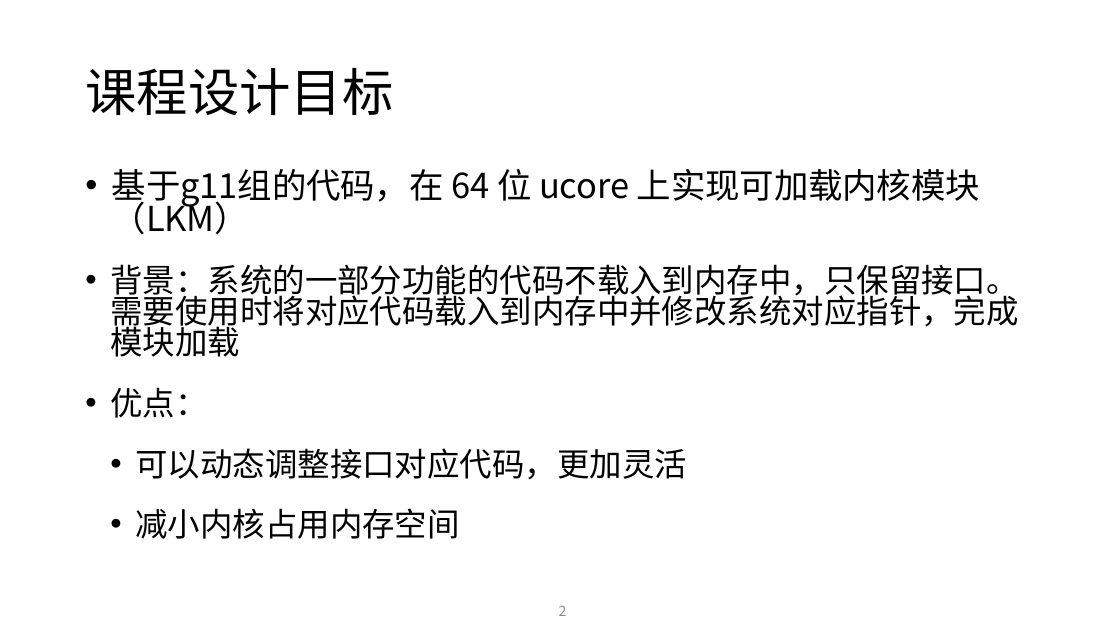
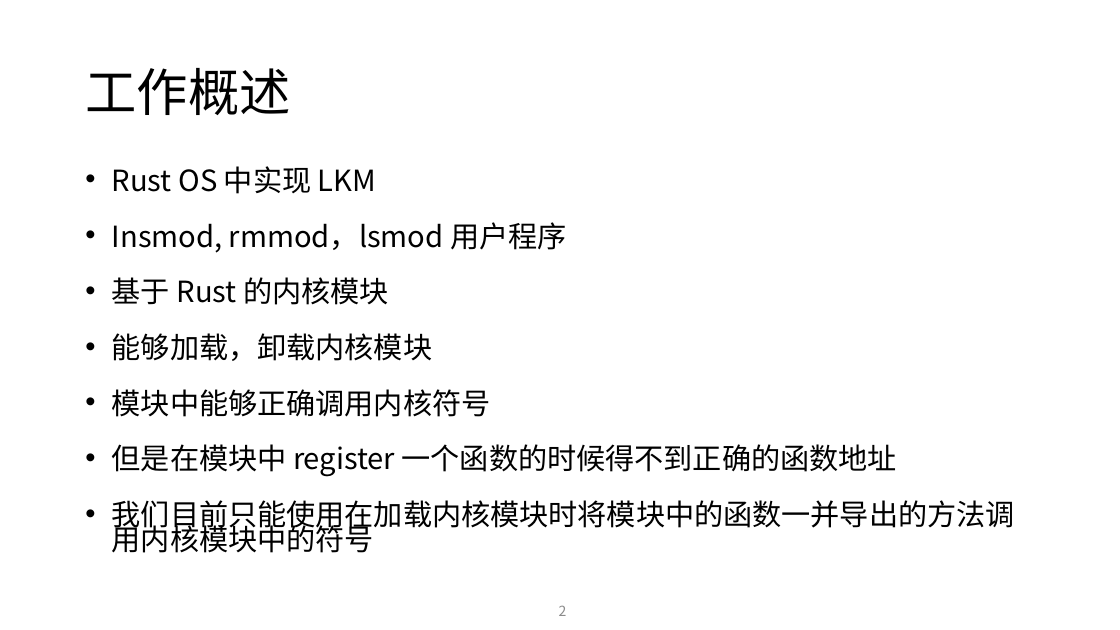
Before and after one commit to ivanium/RustOS, a slide deck: slide 2 of docs/final_final_pre.pptx. Drawn at 1120x630 pixels with LibreOffice and Linux fonts; fonts in the diff are those of the drawing. Boxes give left, top, right and bottom in pixels: in the first picture for what was removed or moved away, otherwise in the second. Text is boxed around its words. In the diff, an @@ line names an element or a change of style, - is before the commit and + after.

```diff
--- a/docs/final_final_pre.pptx
+++ b/docs/final_final_pre.pptx
@@ title at bbox=[85, 68, 290, 115]: text changed @@
-课程设计目标
+工作概述
@@ text at bbox=[112, 166, 1015, 553]: text changed; size 27.8 to 25 pt @@
-• 基于g11组的代码，在 64 位 ucore 上实现可加载内核模块（LKM）
-• 背景：系统的一部分功能的代码不载入到内存中，只保留接口。需要使用时将对应代码载入到内存中并修改系统对应指针，完成模块加载
-• 优点：
-  • 可以动态调整接口对应代码，更加灵活
-  • 减小内核占用内存空间
+• Rust OS 中实现 LKM
+• Insmod, rmmod，lsmod 用户程序
+• 基于 Rust 的内核模块
+• 能够加载，卸载内核模块
+• 模块中能够正确调用内核符号
+• 但是在模块中 register 一个函数的时候得不到正确的函数地址
+• 我们目前只能使用在加载内核模块时将模块中的函数一并导出的方法调用内核模块中的符号
```
Also in this commit, not shown: 2 other slides changed, 5 slides added.
